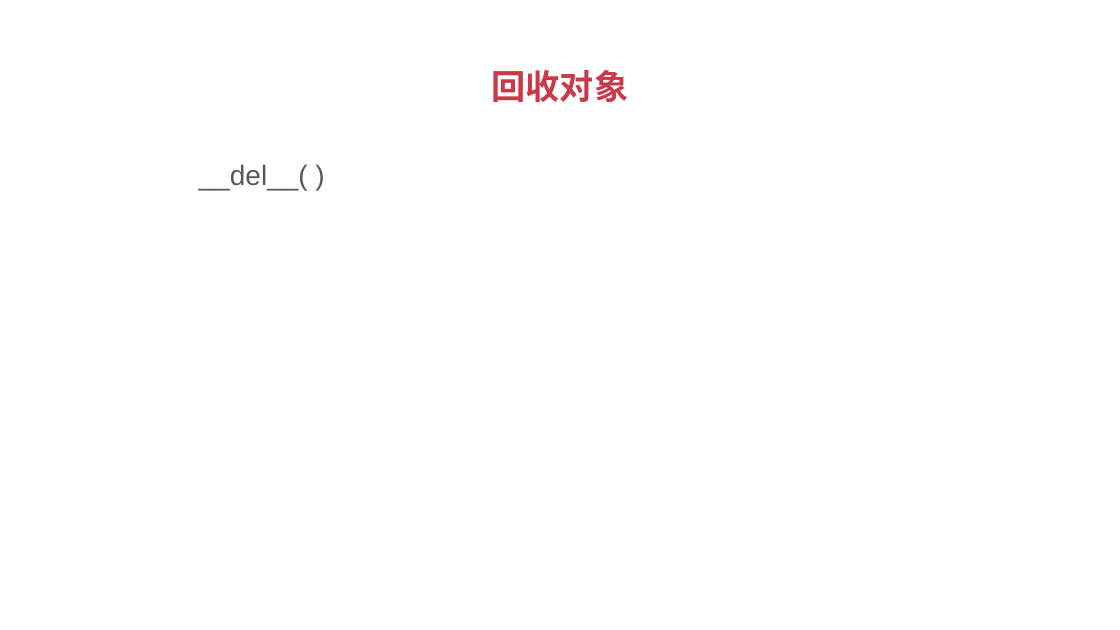
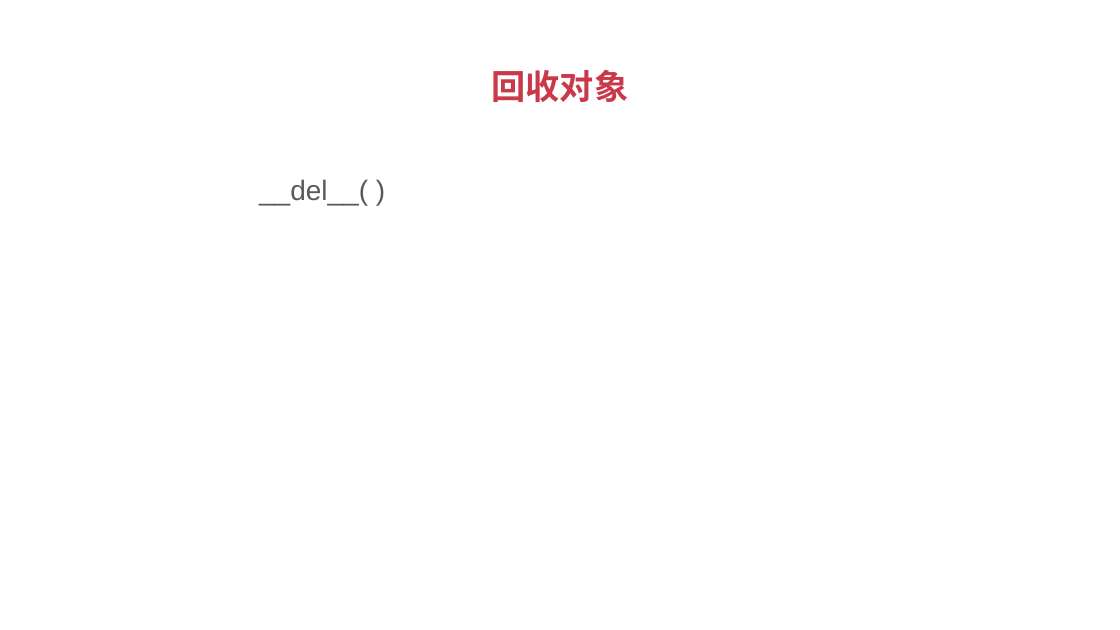
Before and after one commit to albert-feng/Python_OOP, a slide deck: slide 4 of ppt/4.2-用magic method定义类的构建.pptx (slide 5 before the commit). Drawn at 1120x630 pixels with LibreOffice and Linux fonts; fonts in the diff are those of the drawing. Boxes give left, top, right and bottom in pixels: in the first picture for what was removed or moved away, otherwise in the second. Text is boxed around its words. In the diff, an @@ line names an element or a change of style, - is before the commit and + after.

```diff
--- a/ppt/4.2-用magic method定义类的构建.pptx
+++ b/ppt/4.2-用magic method定义类的构建.pptx
@@ text "__del__( )": place and size @@
-text "__del__( )" at (199, 164, 308, 190)
+text "__del__( )" at (259, 179, 368, 205)
```
Also in this commit, not shown: 1 other slide changed, 2 slides removed, 1 other file.
